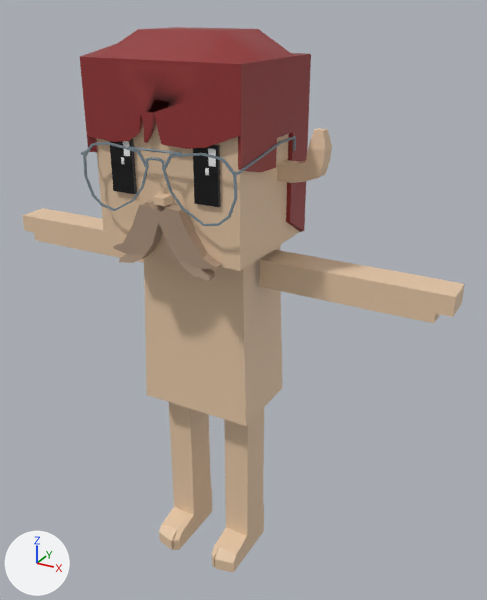
The FBX model mustachiorascals/fbx/6e548b15-0179-42a2-a4f8-e2e88889deb0.fbx as it was, and as the next commit left it.
Before and after are seen from a 50 mm camera at (0.0174, -0.0272, 0.0303) aimed at (0.0016, 0.0016, 0.0159). Lighting does not change. The marker at lower left points along +X, +Y and +Z. Where no turn or scale is listed for an object, it has been applied to the vertices.

Names of what the first picture shows: 'e_5', 'ew_aviator_2', 'eye_4', 'h_bobcut', 'm_b', 'mustachio_arms', 'mustachio_body', 'mustachio_head', 'mustachio_legs'.
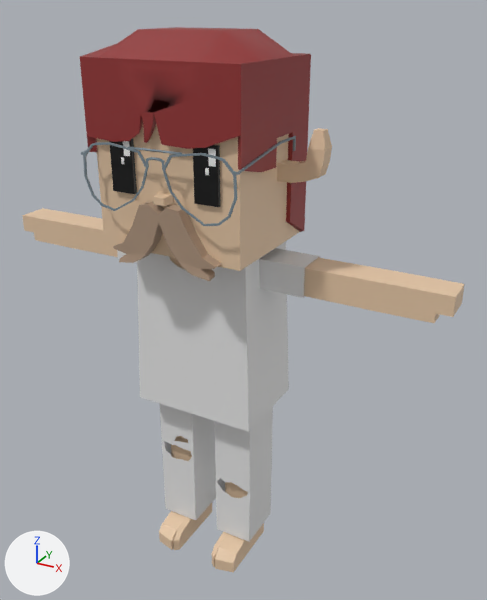
What differs and where, as boxes [x1, y1, x2, y2] in the pictures (487 x 600 px):
'c_shirt_1', added
    after: [137, 241, 289, 432]
'c_rippedjeans', added
    after: [160, 404, 273, 542]
'c_shirt_2', added
    after: [117, 248, 320, 298]
'mustachio_body', unchanged, covered by the edit
    before: [144, 245, 283, 426]
    after: [170, 257, 183, 269]
'mustachio_legs', unchanged, covered by the edit
    before: [159, 402, 264, 573]
    after: [159, 436, 264, 573]

The change, as a list of edits to the scene's bpy script:
```text
Add mat_lower_garment:
    mat_lower_garment = principled_material('lower_garment')
    mat_lower_garment.base_color = (0.8, 0.8, 0.8)  # white #e7e7e7
Add mat_upper_garment_1:
    mat_upper_garment_1 = principled_material('upper_garment_1')
    mat_upper_garment_1.base_color = (0.8, 0.8, 0.8)  # white #e7e7e7
Add me_mesh_003_1:
    me_mesh_003_1.from_pydata(...)  # 277 vertices, 244 faces; spans x -0.00297..0.00299, y -0.00021..0.00257, z 0.0014..0.01069
    me_mesh_003_1.materials.append(mat_lower_garment)  # white #e7e7e7
Add me_mesh_011:
    me_mesh_011.from_pydata(...)  # 24 vertices, 18 faces; spans x -0.00561..0.00561, y 0.00027..0.00209, z 0.01737..0.01893
    me_mesh_011.materials.append(mat_upper_garment_1)  # white #e7e7e7
Add me_mesh_010:
    me_mesh_010.from_pydata(...)  # 230 vertices, 212 faces; spans x -0.00349..0.00349, y -0.0013..0.00353, z 0.00994..0.01894
    me_mesh_010.materials.append(mat_upper_garment_1)  # white #e7e7e7
Add ob_c_rippedjeans:
    ob_c_rippedjeans = bpy.data.objects.new('c_rippedjeans', me_mesh_003_1)
    ob_c_rippedjeans.location = (0.0, 0.0, 0.0)
Add ob_c_shirt_2:
    ob_c_shirt_2 = bpy.data.objects.new('c_shirt_2', me_mesh_011)
    ob_c_shirt_2.location = (0.0, 0.0, 0.0)
Add ob_c_shirt_1:
    ob_c_shirt_1 = bpy.data.objects.new('c_shirt_1', me_mesh_010)
    ob_c_shirt_1.location = (0.0, 0.0, 0.0)
```
